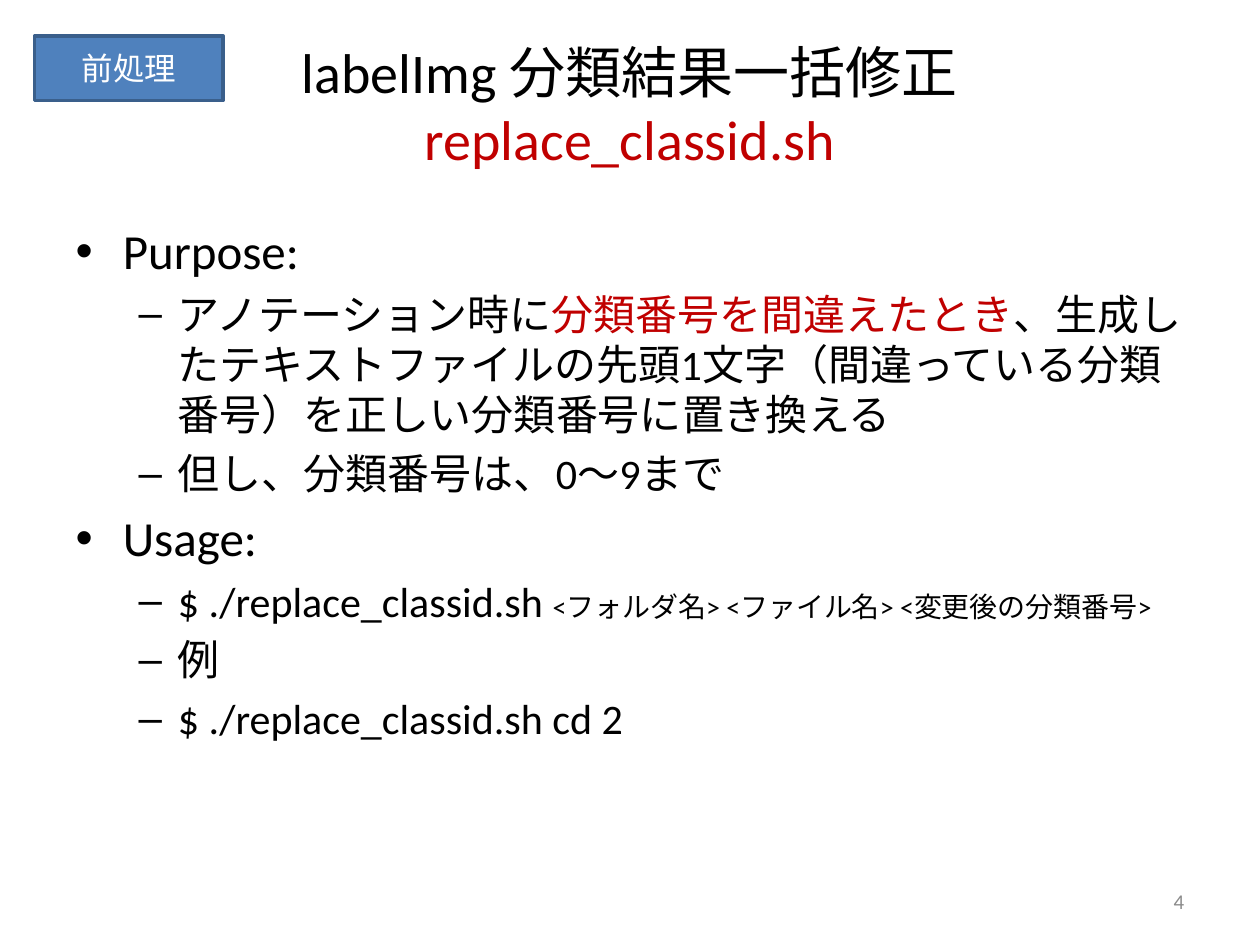
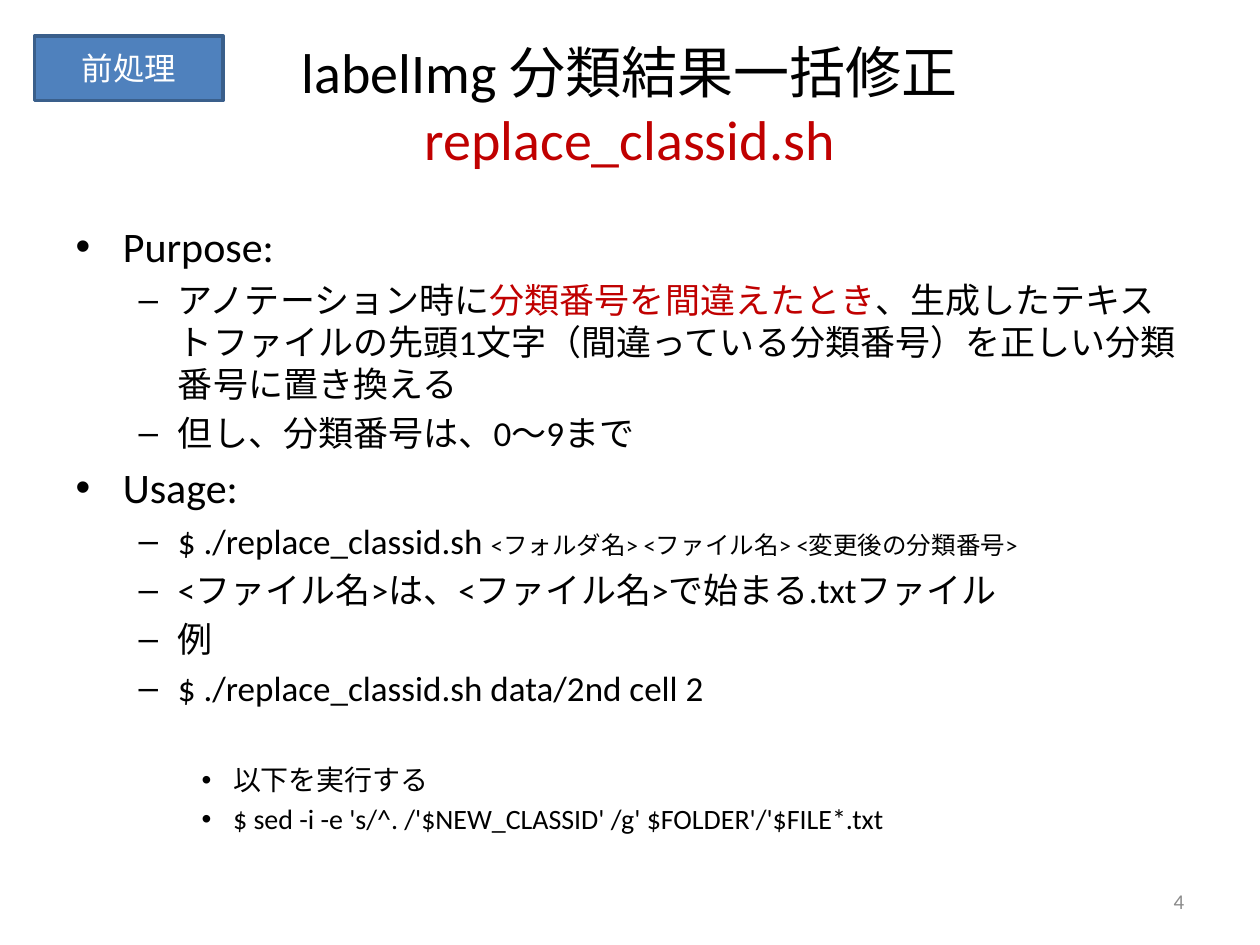
Before and after one commit to keides2/android-yolo-v2, a slide deck: slide 4 of docs/[PPTX] ごみ分別人工知能スマホアプリ作成手順.pptx. Drawn at 1260x945 pixels with LibreOffice and Linux fonts; fonts in the diff are those of the drawing. Boxes give left, top, right and bottom in pixels: in the first picture for what was removed or moved away, otherwise in the second. Text is boxed around its words. In the diff, an @@ line names an element or a change of style, - is before the commit and + after.

Commit message:
手順、スクリプト修正。乾電池、ボタン電池追加（全7種）

```diff
--- a/docs/[PPTX] ごみ分別人工知能スマホアプリ作成手順.pptx
+++ b/docs/[PPTX] ごみ分別人工知能スマホアプリ作成手順.pptx
@@ text at (x1=123, y1=235, x2=1176, y2=655): size 28 to 24 pt in "Purpose:", "Usage:"; size 24 to 20 pt in "アノテーション時に分類番号を間違えたとき、生成したテキストファイルの先頭1文字（間違っている分類番号）を正しい分類番号に ...", "但し、分類番号は、0～9まで", "$ ./replace_classid.sh", "例"; size 16 to 14 pt in "<フォルダ名> <ファイル名> <変更後の分類番号>" @@
@@ text at (x1=178, y1=574, x2=997, y2=606): paragraph added @@
+  – <ファイル名>は、<ファイル名>で始まる.txtファイル
@@ text at (x1=204, y1=676, x2=883, y2=834): text changed; size 24 to 16 pt @@
-  – $ ./replace_classid.sh cd 2
+  – $ ./replace_classid.sh data/2nd cell 2
+    • 以下を実行する
+    • $ sed -i -e 's/^. /'$NEW_CLASSID' /g' $FOLDER'/'$FILE*.txt
```
Also in this commit, not shown: 1 slide added, 6 other files.
